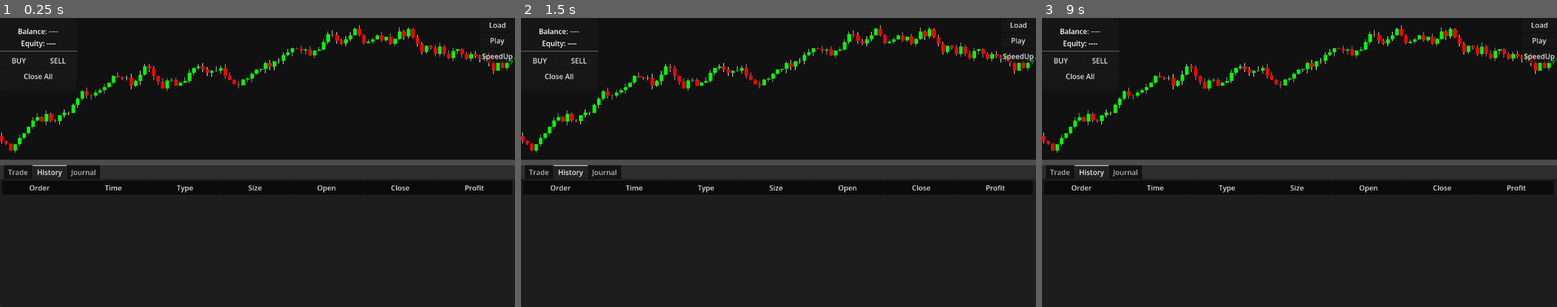
Above: before the commit, frames 1-3 (left to right).
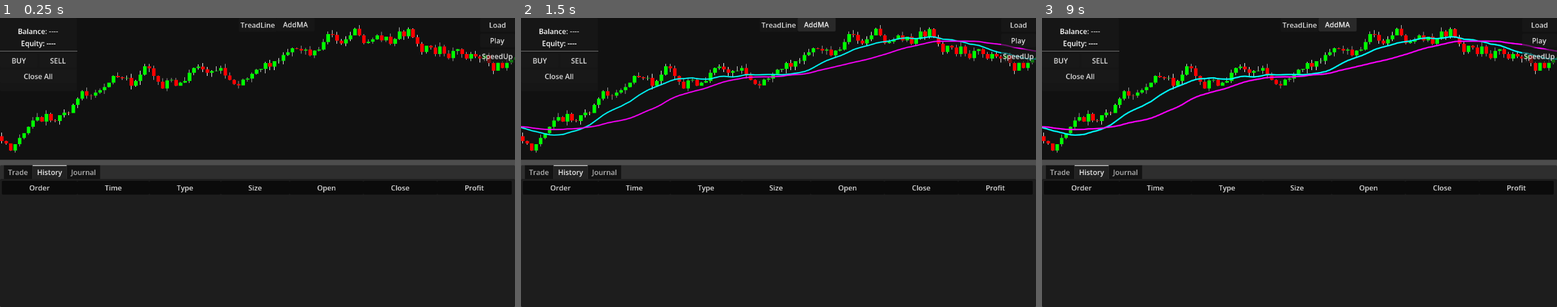
Above: after the commit, the same moments.

Repository: Bupalaoye/SuperTrader
Game: Godot game, scene res://Scenes/MainScene.tscn
The game is run twice, just before and just after one commit, with the same random seed, the same clock (stepped at 60 frames per second) and the same inputs.
Inputs (mouse positions are in pixels of both pictures, inside the frame that each line leads up to):
- Up to frame 1 (0.25 s): no input
- Up to frame 2 (1.5 s): click (778, 23) at 0.5 s, where only the run after the commit has a clickable "TreadLine"; click (814, 23) at 1.25 s, where only the run after the commit has a clickable "AddMA"
- Up to frame 3 (9 s): click "Play" at 2 s; click "Play" at 2.75 s; click "SpeedUp" at 3.5 s; click "BUY" at 4.25 s; click "SELL" at 5 s; click "SpeedUp" at 5.75 s; click "BUY" at 6.5 s; click "SELL" at 7.25 s; click (1299, 23) at 8 s, where only the run after the commit has a clickable "TreadLine"; click (1335, 23) at 8.75 s, where only the run after the commit has a clickable "AddMA"

The runs differ from the first frame. In frame 1, 0.1% of the frame differs, in the area x 46-60%, y 1-4%; in frame 2, 1.4%; in frame 3, 1.5%, in the area x 0-100%, y 1-41%.

Commit message:
add MA Logic

Diff:
--- a/Scenes/MainScene.tscn
+++ b/Scenes/MainScene.tscn
@@ -36,9 +36,6 @@
 layout_mode = 2
 size_flags_vertical = 3
 script = ExtResource("1_hpc76")
-candle_width = null
-spacing = null
-wick_color = null
 
 [node name="CrosshairOverlay" type="Control" parent="VSplitContainer/KLineChart" unique_id=1113313176]
 layout_mode = 1
@@ -180,3 +177,28 @@
 unique_name_in_owner = true
 layout_mode = 2
 text = "Close All"
+
+[node name="BtnTrendLine" type="Button" parent="UI_Canvas" unique_id=1362717822]
+unique_name_in_owner = true
+layout_mode = 1
+anchors_preset = 5
+anchor_left = 0.5
+anchor_right = 0.5
+offset_left = -4.0
+offset_right = 4.0
+offset_bottom = 8.0
+grow_horizontal = 2
+text = "TreadLine"
+
+[node name="BtnAddMA" type="Button" parent="UI_Canvas" unique_id=1133937570]
+unique_name_in_owner = true
+layout_mode = 1
+anchors_preset = 5
+anchor_left = 0.5
+anchor_right = 0.5
+offset_left = 43.0
+offset_top = -1.0
+offset_right = 128.0
+offset_bottom = 30.0
+grow_horizontal = 2
+text = "AddMA"
--- a/Scripts/GameController.gd
+++ b/Scripts/GameController.gd
@@ -20,6 +20,9 @@
 
 # 绘图工具 UI
 @onready var btn_trendline: Button = %BtnTrendLine
+
+# 指标 UI
+@onready var btn_add_ma: Button = %BtnAddMA
 
 # --- 核心子系统 ---
 var account: AccountManager # 账户核心
@@ -101,6 +104,14 @@
 			chart.start_drawing("TrendLine")
 		)
 
+	# 指标工具
+	if btn_add_ma:
+		btn_add_ma.pressed.connect(func():
+			print("计算并添加 MA14...")
+			chart.calculate_and_add_ma(14, Color.CYAN)
+			chart.calculate_and_add_ma(30, Color.MAGENTA) # 顺便加个 MA30
+		)
+
 # --- 交易执行包装器 ---
 func _execute_trade(type: OrderData.Type):
 	if _cached_last_candle.is_empty():
--- /dev/null
+++ b/Scripts/IndicatorCalculator.gd
@@ -0,0 +1,102 @@
+class_name IndicatorCalculator
+extends RefCounted
+
+# --- 移动平均线 (SMA) ---
+# data: 输入的 float 数组 (通常是收盘价)
+# period: 周期 (如 14)
+# return: 输出的 float 数组 (长度与 data 一致，前面不足周期的部分补 0.0 或 NAN)
+static func calculate_sma(data: Array, period: int) -> Array:
+	var result = []
+	var sum = 0.0
+
+	for i in range(data.size()):
+		var val = data[i]
+		sum += val
+
+		if i >= period:
+			sum -= data[i - period]
+
+		if i >= period - 1:
+			result.append(sum / float(period))
+		else:
+			result.append(NAN) # 标记无效数据
+
+	return result
+
+# --- 指数移动平均线 (EMA) ---
+# 公式: EMA_today = (Price_today * k) + (EMA_prev * (1 - k)), k = 2 / (N + 1)
+static func calculate_ema(data: Array, period: int) -> Array:
+	var result = []
+	var mult = 2.0 / (period + 1.0)
+
+	for i in range(data.size()):
+		if i < period - 1:
+			result.append(NAN)
+		elif i == period - 1:
+			# 第一根 EMA 通常用 SMA 代替，或者直接用当前价
+			var sum = 0.0
+			for j in range(period):
+				sum += data[j]
+			result.append(sum / period)
+		else:
+			var prev_ema = result[i - 1]
+			var curr_val = data[i]
+			var ema = (curr_val - prev_ema) * mult + prev_ema
+			result.append(ema)
+
+	return result
+
+# --- MACD ---
+# 标准参数: fast=12, slow=26, signal=9
+# 返回: Dictionary {"macd": [], "signal": [], "hist": []}
+static func calculate_macd(data: Array, fast_p: int = 12, slow_p: int = 26, signal_p: int = 9) -> Dictionary:
+	var ema_fast = calculate_ema(data, fast_p)
+	var ema_slow = calculate_ema(data, slow_p)
+
+	var macd_line = []
+	var valid_start_idx = -1
+
+	# 1. 计算 DIF (快线 - 慢线)
+	for i in range(data.size()):
+		var v1 = ema_fast[i]
+		var v2 = ema_slow[i]
+
+		if is_nan(v1) or is_nan(v2):
+			macd_line.append(NAN)
+		else:
+			macd_line.append(v1 - v2)
+
+	# 2. 计算 DEA (Signal Line, 即 DIF 的 EMA)
+	# 需要先把 macd_line 里的 NAN 去掉或者跳过处理，为了简单，我们用辅助函数
+	# 这里简化处理：构造一个这就去掉了前置 NAN 的数组传给 EMA
+	var temp_macd_values = []
+	var offset = 0
+	for v in macd_line:
+		if not is_nan(v):
+			temp_macd_values.append(v)
+		else:
+			offset += 1
+
+	var signal_line_raw = calculate_ema(temp_macd_values, signal_p)
+
+	# 把 Signal Line 对齐回原始长度
+	var signal_line = []
+	for k in range(offset):
+		signal_line.append(NAN)
+	signal_line.append_array(signal_line_raw)
+
+	# 3. 计算 Histogram (柱状图)
+	var hist_line = []
+	for i in range(data.size()):
+		var m = macd_line[i]
+		var s = signal_line[i]
+		if is_nan(m) or is_nan(s):
+			hist_line.append(NAN)
+		else:
+			hist_line.append(m - s)
+
+	return {
+		"macd": macd_line,
+		"signal": signal_line,
+		"hist": hist_line
+	}
--- /dev/null
+++ b/Scripts/IndicatorLayer.gd
@@ -0,0 +1,84 @@
+class_name IndicatorLayer
+extends Control
+
+# --- 依赖 ---
+var _chart: KLineChart
+var _indicators: Array[Dictionary] = [] # 存储所有开启的指标
+
+# --- 结构定义 ---
+# 指标字典结构:
+# {
+#   "type": "MA",
+#   "data": [Array of floats],
+#   "color": Color,
+#   "width": 1.5,
+#   "is_subwindow": false # 是否像 MACD 那样画在副图 (目前先都画主图)
+# }
+
+func setup(chart: KLineChart):
+	_chart = chart
+	mouse_filter = MouseFilter.MOUSE_FILTER_IGNORE
+	set_anchors_preset(Control.PRESET_FULL_RECT)
+
+# 添加一个指标数据
+func add_indicator(data_array: Array, color: Color, width: float = 1.0):
+	var ind = {
+		"type": "Line",
+		"data": data_array,
+		"color": color,
+		"width": width
+	}
+	_indicators.append(ind)
+	queue_redraw()
+
+func clear_indicators():
+	_indicators.clear()
+	queue_redraw()
+
+func _draw():
+	if not _chart or _indicators.is_empty(): return
+
+	# 获取图表可见范围，只绘制可见部分，提升性能
+	# 这里我们需要访问 KLineChart 的一些私有变量，或者再次复用其公开接口
+	# 为了方便，我们在 KLineChart 里加一个 get_visible_range() 接口
+	# 现在先全量绘制，或者简单的视锥剔除
+
+	var chart_rect = get_rect()
+	var point_count = _indicators[0].data.size() # 假设所有指标长度和 K线一致
+
+	# 遍历每一条指标线
+	for ind in _indicators:
+		var data = ind.data
+		var col = ind.color
+		var w = ind.width
+		var points_to_draw = PackedVector2Array()
+
+		# 这是一个优化点：只遍历屏幕内的索引
+		var start_idx = _chart.get_first_visible_index()
+		var end_idx = _chart.get_last_visible_index()
+
+		# 多画两根以防断裂
+		start_idx = max(0, start_idx - 2)
+		end_idx = min(data.size() - 1, end_idx + 2)
+
+		for i in range(start_idx, end_idx + 1):
+			var val = data[i]
+
+			if is_nan(val):
+				# 如果遇到无效值，且之前有积攒的点，先把之前的线画了（断开处理）
+				if points_to_draw.size() > 1:
+					draw_polyline(points_to_draw, col, w, true)
+				points_to_draw.clear()
+				continue
+
+			# 获取屏幕坐标
+			# X: 这里稍微麻烦，我们需要根据 Index 算 X
+			# KLineChart 需要提供 get_x_by_index
+			var x = _chart.get_x_by_index_public(i)
+			var y = _chart.map_price_to_y_public(val)
+
+			points_to_draw.append(Vector2(x, y))
+
+		# 画剩下的
+		if points_to_draw.size() > 1:
+			draw_polyline(points_to_draw, col, w, true)
--- a/Scripts/KLineChart.gd
+++ b/Scripts/KLineChart.gd
@@ -23,6 +23,7 @@
 # --- 新增变量 ---
 var _order_layer: OrderOverlay
 var _drawing_layer: DrawingLayer
+var _indicator_layer: IndicatorLayer
 
 # --- 数据存储 ---
 var _all_candles: Array = []
@@ -53,6 +54,13 @@
 	add_child(_order_layer)
 	_order_layer.setup(self) # 把自己传过去
 
+	# [新增] 初始化指标层 (放在 K 线之后，Order 之前，保证线在蜡烛上面但在订单下面)
+	_indicator_layer = IndicatorLayer.new()
+	_indicator_layer.name = "IndicatorLayer"
+	add_child(_indicator_layer)
+	move_child(_indicator_layer, 0) # 也可以设为 index 1
+	_indicator_layer.setup(self)
+
 	# [新增] 初始化绘图层 (建议放在 OrderOverlay 之上，Crosshair 之下)
 	_drawing_layer = DrawingLayer.new()
 	_drawing_layer.name = "DrawingLayer"
@@ -111,6 +119,10 @@
 	# 每次 Chart 重绘时(比如拖拽、缩放、新K线)，通知 OrderLayer 也跟着对齐重绘
 	if _order_layer:
 		_order_layer.queue_redraw()
+
+	# 通知指标层重绘
+	if _indicator_layer:
+		_indicator_layer.queue_redraw()
 
 func _gui_input(event):
 	# 1. 鼠标按键事件
@@ -388,3 +400,31 @@
 func start_drawing(tool_name: String):
 	if _drawing_layer:
 		_drawing_layer.start_tool(tool_name)
+
+# [新增] 计算指标
+func calculate_and_add_ma(period: int, color: Color):
+	# 1. 提取收盘价数组
+	var closes = []
+	for candle in _all_candles:
+		closes.append(candle.c)
+
+	# 2. 计算
+	var ma_data = IndicatorCalculator.calculate_sma(closes, period)
+
+	# 3. 添加到图层
+	if _indicator_layer:
+		_indicator_layer.add_indicator(ma_data, color, 1.5)
+
+# [新增] 图层需要的辅助查询接口
+func get_first_visible_index() -> int:
+	var vis_count = ceili(size.x / (candle_width + spacing))
+	return max(0, _end_index - vis_count)
+
+func get_last_visible_index() -> int:
+	return _end_index
+
+func get_x_by_index_public(idx: int) -> float:
+	var candle_full_width = candle_width + spacing
+	var start_idx = get_first_visible_index()
+	var relative = idx - start_idx
+	return relative * candle_full_width + candle_width / 2.0
Not shown, added: Scripts/IndicatorCalculator.gd.uid
Not shown, added: Scripts/IndicatorLayer.gd.uid
